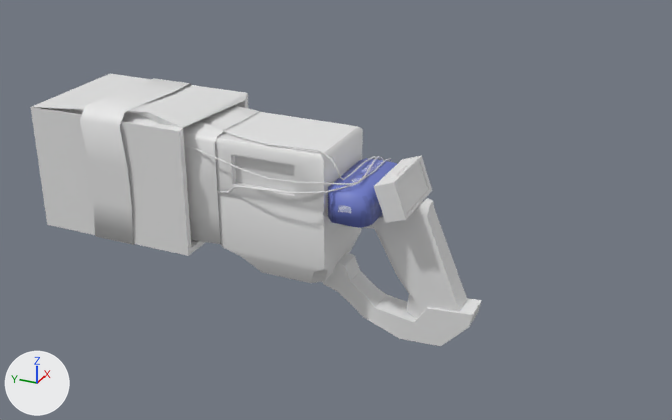
Renders of the Blender file Assets/Resource/Models/Gun/disbandedgun.blend from each side of a commit.
The view is the same before and after, from a camera (50 mm lens) standing at (-8.89, -4.57, 4.7) and looking at (0.11, -0.52, 0.2). Lighting does not change. The marker at lower left points along +X, +Y and +Z.

Before the edit, the objects in view are built like this:
```python
me_cube_008 = bpy.data.meshes.new('Cube.008')
me_cube_008.from_pydata(...)  # 104 vertices, 103 faces; spans x -1.0..1.0, y -3.83..1.0, z -5.87..5.42
me_cube_008.polygons.foreach_set('use_smooth', [True] * 103)
me_cube_011 = bpy.data.meshes.new('Cube.011')
me_cube_011.from_pydata(...)  # 87 vertices, 84 faces; spans x -1.0..1.0, y -1.0..1.74, z -1.0..1.13
me_cube_011.polygons.foreach_set('use_smooth', [True] * 84)
me_plane_001 = bpy.data.meshes.new('Plane.001')
me_plane_001.from_pydata(...)  # 32 vertices, 16 faces; spans x -0.81..0.81, y -0.29..0.39, z -1.6..0.07
me_plane_001.polygons.foreach_set('use_smooth', [True] * 16)
ob_cube_001 = bpy.data.objects.new('Cube.001', me_cube_011)
ob_cube_001.location = (0.0, 1.744, 0.466)
ob_cube_001.scale = (0.769, 0.769, 0.769)
ob_cube_003 = bpy.data.objects.new('Cube.003', me_cube_008)
ob_cube_003.location = (0.0, 0.205, 0.118)
ob_cube_003.scale = (0.537, 0.619, 0.184)
ob_plane_001 = bpy.data.objects.new('Plane.001', me_plane_001)
ob_plane_001.location = (0.0, 1.987, 1.262)
# also in view: 'Cube.002' at (0.0, -1.37, 0.67); 'Cube' at (0.0, -0.92, 0.55); 'Cube.006' at (0.04, -1.33, -0.75); 'Plane' at (-0.02, 1.0, 0.48)
```
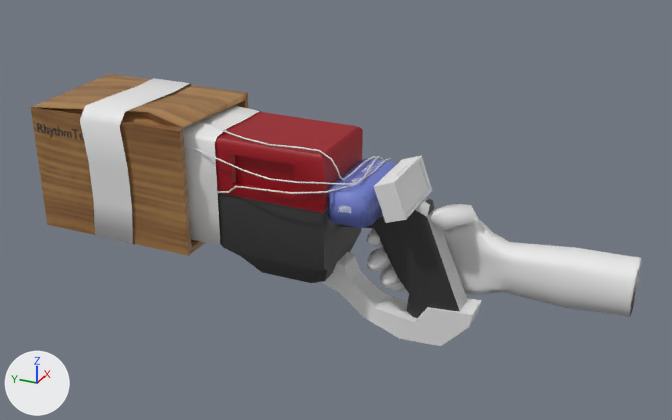
Location of each change, (x1, y1, x2, y2) in pixels of the pictures (672 x 420 px):
'Cube.003', recoloured, surface changed
    both: (215, 112, 467, 318)
'Cube.025', added
    after: (367, 204, 641, 317)
'Text', added
    after: (37, 123, 84, 140)
part 1 of me_cube_008, surface changed
    both: (215, 112, 363, 283)
part 2 of me_cube_011, recoloured (grey to brown)
    both: (31, 74, 248, 256)
part 3 of me_cube_011, recoloured
    both: (189, 240, 206, 255)

The edits, one by one:
Picture 'wood1.jpg' (img_wood1_jpg) is new.
Picture 'Titular' (img_titular) is new.
Material 'Matte' (mat_matte) is new.
Its base color is (0.0306, 0.0306, 0.0306) (black #313131).
Material 'Wood' (mat_wood) is new.
Its texture is img_wood1_jpg.
Material 'Material.002' (mat_material_002) is new.
Its texture is img_titular.
Material 'Material' (mat_material) is new.
Its base color is (0.0424, 0.0424, 0.0424) (black #3a3a3a).
Material 'Material.003' (mat_material_003) is new.
Its base color is (0.8, 0.8, 0.8) (white #e7e7e7).
me_cube_008 has 104 vertices, 103 faces and spans x -1.0..1.0, y -3.83..1.0, z -5.87..5.42.
me_cube_008 is used by ob_cube_003; location (0.0, 0.205, 0.118); scale (0.537, 0.619, 0.184).
me_cube_008 part 1: texture (UV) coordinates of 61 of 103 faces, centred in x -1.0..1.0, y -1.46..0.85, z -3.65..5.42, changed; they spanned u 0.02..0.98, v 0.02..0.98 and now span u 0.02..1.0, v 0.01..0.98.
me_cube_008 now uses material mat_material_002 (picture img_titular).
me_cube_011 has 87 vertices, 84 faces and spans x -1.0..1.0, y -1.0..1.74, z -1.0..1.13.
me_cube_011 is used by ob_cube_001; location (0.0, 1.744, 0.466); scale (0.769, 0.769, 0.769).
me_cube_011 part 2: 21 of the faces centred in x -1.0..1.0, y -1.0..1.72, z 0.0..1.04 switch from no material to mat_wood (picture img_wood1_jpg).
me_cube_011 part 3: 5 of the faces centred in x 0.0, y -1.0..1.72, z -1.0..-0.88 switch from no material to mat_wood (picture img_wood1_jpg).
me_cube_011 now uses material mat_matte (black #313131).
Mesh me_cube_025 is new.
It has 431 vertices, 421 faces and spans x -2.3..0.26, y -0.83..0.39, z -1.8..0.46.
It uses material mat_material_003 (white #e7e7e7).
Text 'Text' (txt_text) is new.
Its body is 'RhythmTen'.
It uses material mat_material (black #3a3a3a).
Its extrude is 0.03.
Object 'Text' (ob_text) is new; it shows txt_text.
Its location is (-0.769, 2.992, 0.935).
Its rotation in degrees is (90, 0, -90).
Its scale is (0.165, 0.165, 0.165).
Object 'Cube.025' (ob_cube_025) is new; it shows me_cube_025.
Its location is (0.391, -3.697, -0.281).
Its rotation in degrees is (-89, -1.7, -118).
